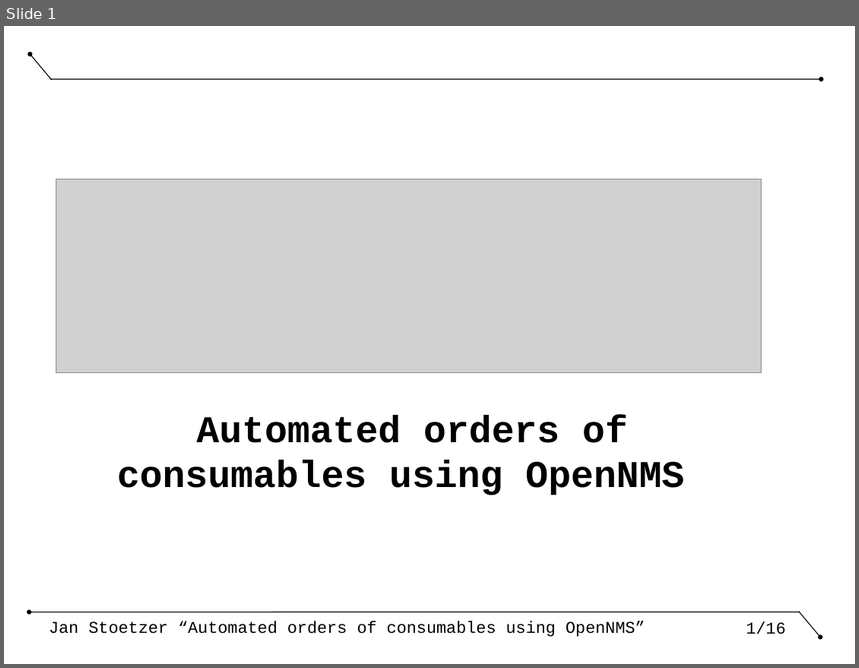
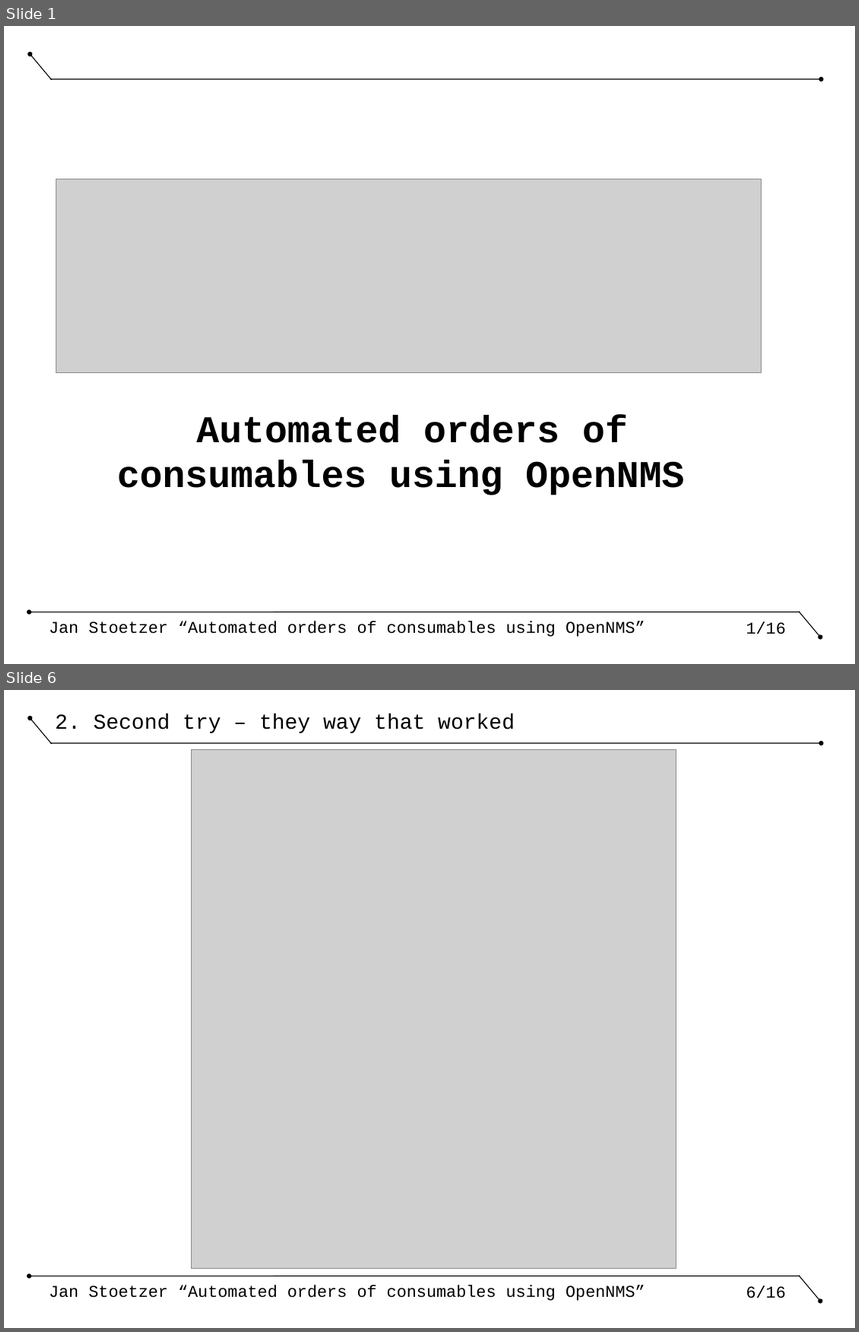
Before and after one commit to nh13jan/nms_constalk, a slide deck: _talk.odp. Shown one above the other, each under a label of ours: slide 1 before the commit, slides 1 and 6 after it; the slides between them are not shown. The pictures are 859x668 and 859x1332 pixels, drawn with LibreOffice and Linux fonts; fonts in the diff are those of the drawing; grey boxes stand for pictures; background and template pictures are left out. Boxes give left, top, right and bottom in pixels: in the first picture for what was removed or moved away, otherwise in the second. Text is boxed around its words. In the diff, an @@ line names an element or a change of style, - is before the commit and + after.

```diff
--- a/_talk.odp
+++ b/_talk.odp
@@ slide 6 added at [4,690,855,1328], background #FFFFFF; not listed: 6 template elements that a slide beside it also shows @@
@@ title added at [55,714,515,733], 18 pt, text #000000 @@
+2. Second try – they way that worked
@@ picture added at [191,749,677,1269] @@
```
Also in this commit, not shown: 3 slides changed, 2 other slides added, 1 slide removed.
